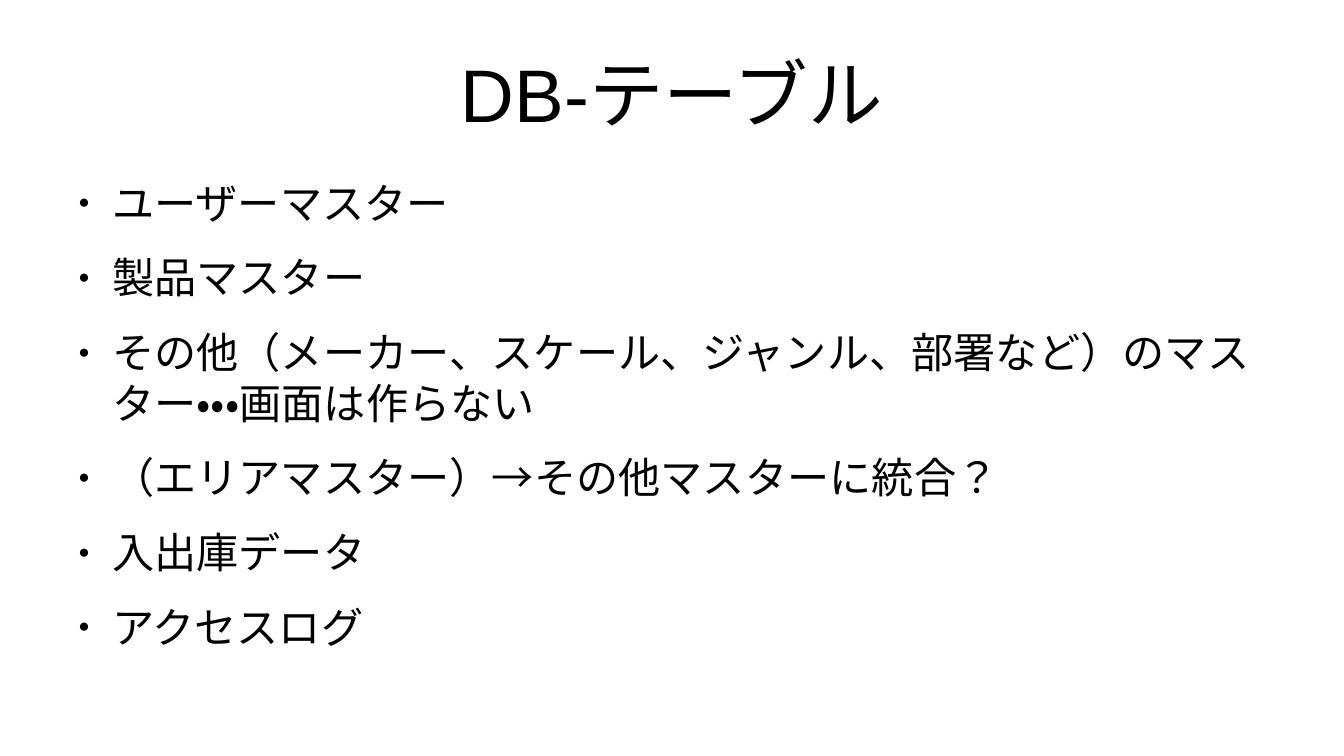
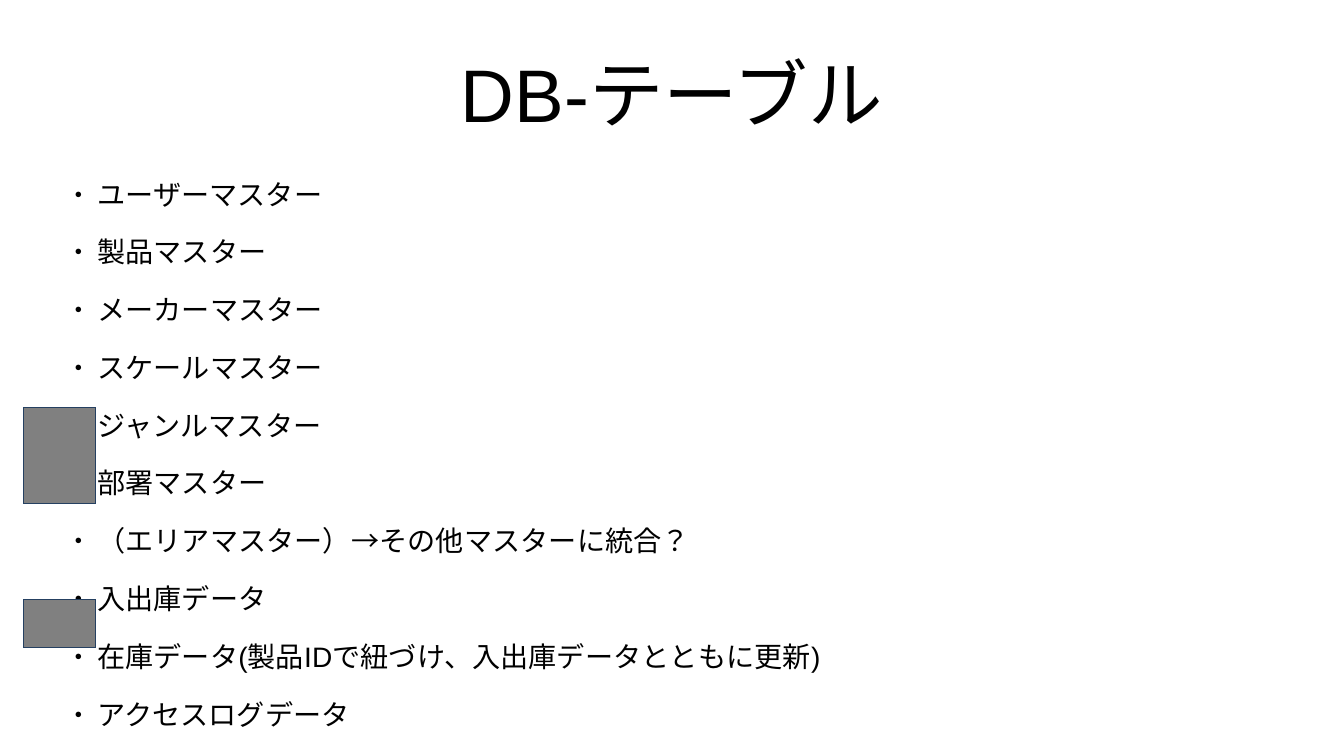
Before and after one commit to roja1988/88_WorkProduct, a slide deck: slide 17 of document/制作物_案.pptx. Drawn at 1344x756 pixels with LibreOffice and Linux fonts; fonts in the diff are those of the drawing. Boxes give left, top, right and bottom in pixels: in the first picture for what was removed or moved away, otherwise in the second. Text is boxed around its words. In the diff, an @@ line names an element or a change of style, - is before the commit and + after.

Commit message:
各画面の機能を洗い出し

```diff
--- a/document/制作物_案.pptx
+++ b/document/制作物_案.pptx
@@ text at (97,182,690,612): size 25 to 16.6 pt in "ユーザーマスター", "製品マスター", "（エリアマスター）→その他マスターに統合？", "入出庫データ"; indent changed @@
@@ text at (97,297,323,496): text changed; size 25 to 16.6 pt @@
-● その他（メーカー、スケール、ジャンル、部署など）のマスター・・・画面は作らない
+● メーカーマスター
+● スケールマスター
+● ジャンルマスター
+● 部署マスター
@@ rectangle added at (24,409,96,505), fill #808080, outline #254061 0 pt @@
@@ rectangle added at (24,600,96,648), fill #808080, outline #254061 0 pt @@
@@ text at (97,643,820,727): text changed; size 25 to 16.6 pt @@
-● アクセスログ
+● 在庫データ(製品IDで紐づけ、入出庫データとともに更新)
+● アクセスログデータ
```
Also in this commit, not shown: 3 other slides changed, 2 other files.
